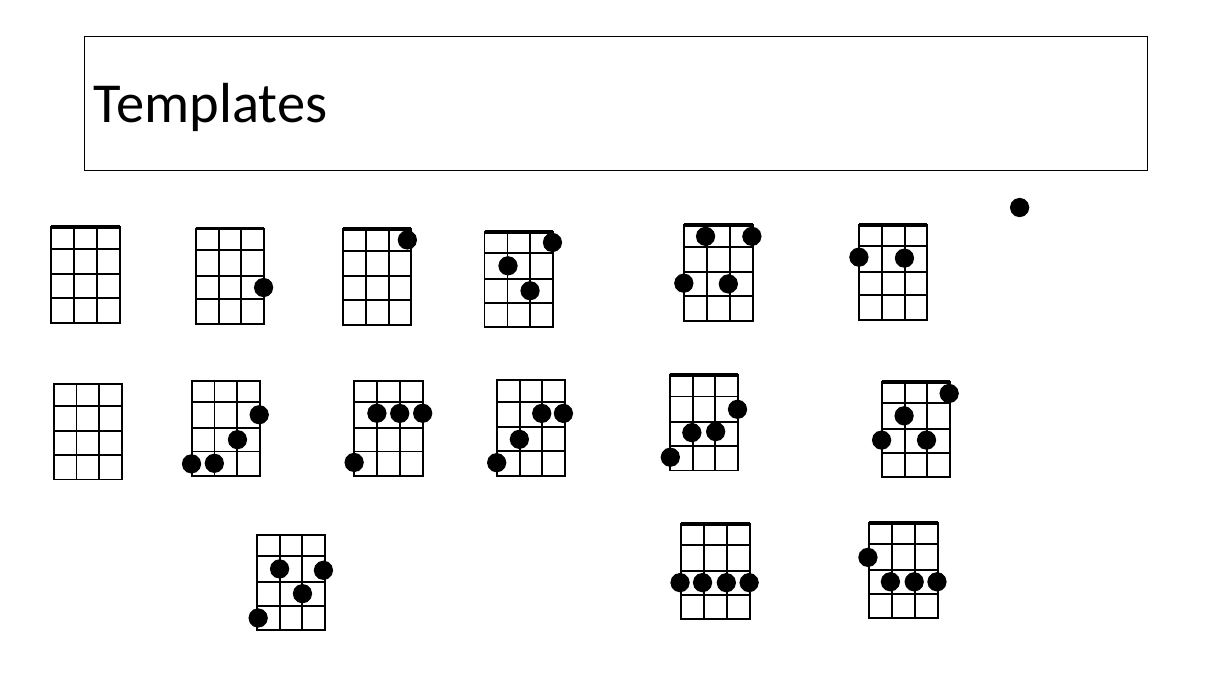
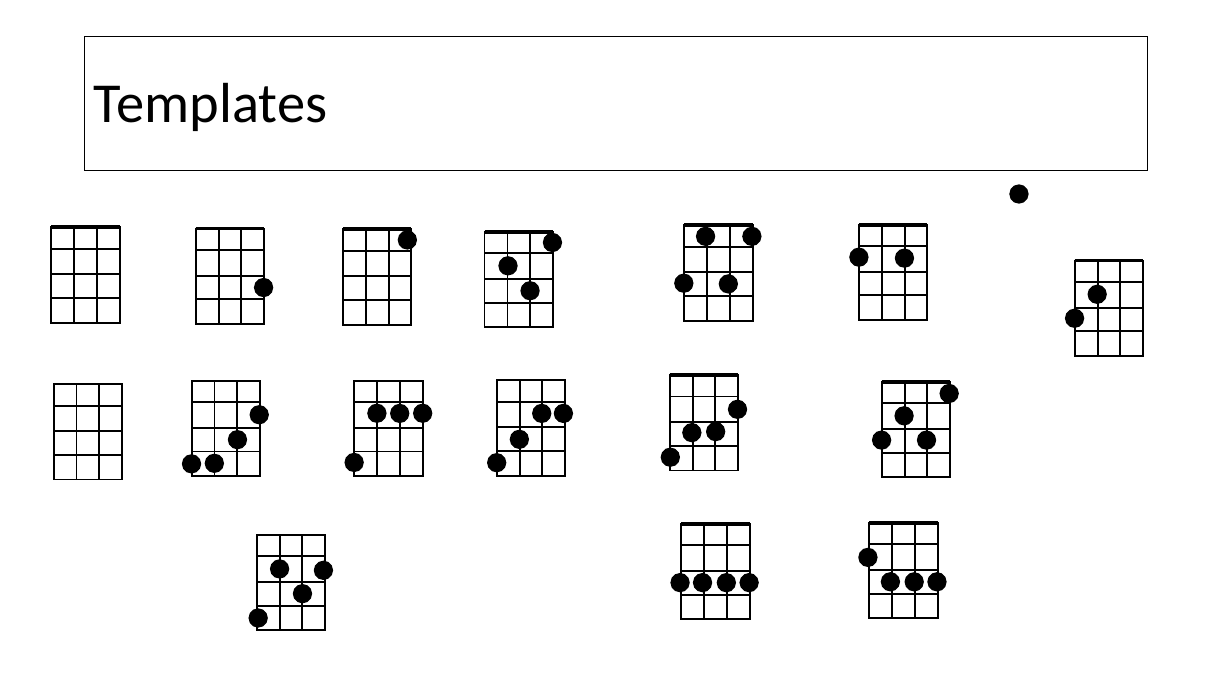
Before and after one commit to TuesdayUkes/music, a slide deck: slide 2 of Powerpoint/chord templates.pptx. Drawn at 1232x693 pixels with LibreOffice and Linux fonts; fonts in the diff are those of the drawing. Boxes give left, top, right and bottom in pixels: in the first picture for what was removed or moved away, otherwise in the second. Text is boxed around its words. In the diff, an @@ line names an element or a change of style, - is before the commit and + after.

```diff
--- a/Powerpoint/chord templates.pptx
+++ b/Powerpoint/chord templates.pptx
@@ ellipse: place and size @@
-ellipse at [1011,199,1030,217]
+ellipse at [1010,185,1029,203]
@@ group added at [1075,261,1143,356]: 6 lines, 1 rectangle @@
@@ ellipse added at [1089,286,1107,304], fill #000000, outline #000000 1 pt @@
@@ ellipse added at [1066,310,1084,328], fill #000000, outline #000000 1 pt @@
```
Also in this commit, not shown: 1 slide added.
